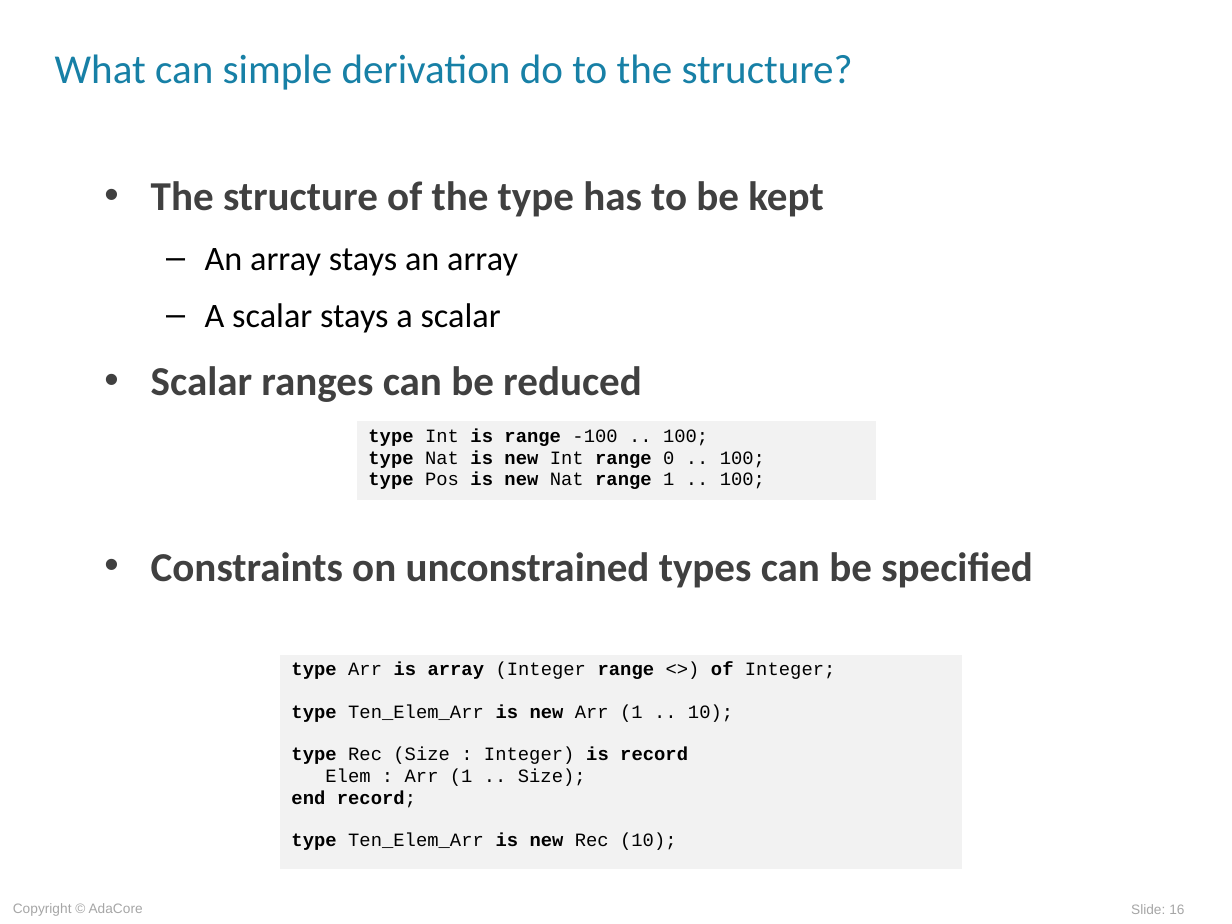
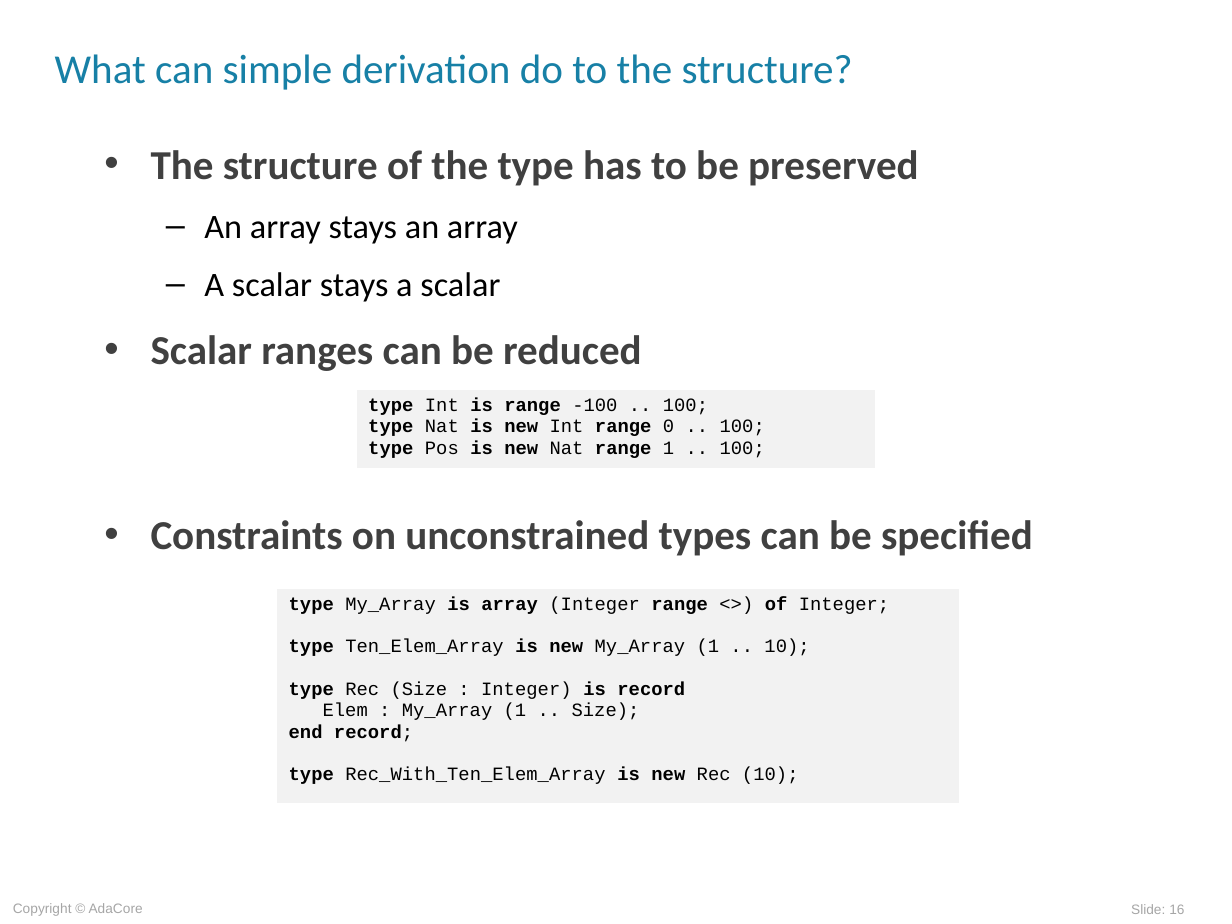
Before and after one commit to AdaCoreU/Courses, a slide deck: slide 16 of lectures/03_Programming_in_the_Large/02_Type_Safety/slides/Strong_Typing.ppt. Drawn at 1232x924 pixels with LibreOffice and Linux fonts; fonts in the diff are those of the drawing; background and template pictures are left out. Boxes give left, top, right and bottom in pixels: in the first picture for what was removed or moved away, otherwise in the second. Text is boxed around its words. In the diff, an @@ line names an element or a change of style, - is before the commit and + after.

```diff
--- a/lectures/03_Programming_in_the_Large/02_Type_Safety/slides/Strong_Typing.ppt
+++ b/lectures/03_Programming_in_the_Large/02_Type_Safety/slides/Strong_Typing.ppt
@@ text "The structure of the type ..." moved from (x1=151, y1=181, x2=1033, y2=588) to (x1=151, y1=150, x2=1033, y2=556) @@
@@ text at (x1=151, y1=150, x2=919, y2=186): text changed @@
-• The structure of the type has to be kept
+• The structure of the type has to be preserved
@@ table moved from (x1=356, y1=420, x2=876, y2=500) to (x1=356, y1=389, x2=876, y2=469) @@
@@ table at (x1=276, y1=588, x2=960, y2=803) @@
-row 1, column 1: type Arr is array (Integer range <>) of Integer; / type Ten_Elem_Arr is new Arr (1 .. 10); / type Rec (Size : Integer) is record / Elem : Arr (1 .. Size); / end record; / type Ten_Elem_Arr is new Rec (10);
+row 1, column 1: type My_Array is array (Integer range <>) of Integer; / type Ten_Elem_Array is new My_Array (1 .. 10); / type Rec (Size : Integer) is record / Elem : My_Array (1 .. Size); / end record; / type Rec_With_Ten_Elem_Array is new Rec (10);
@@ table moved from (x1=280, y1=654, x2=963, y2=870) to (x1=276, y1=588, x2=960, y2=803) @@
```
Also in this commit, not shown: 13 other slides changed, 7 other files.
